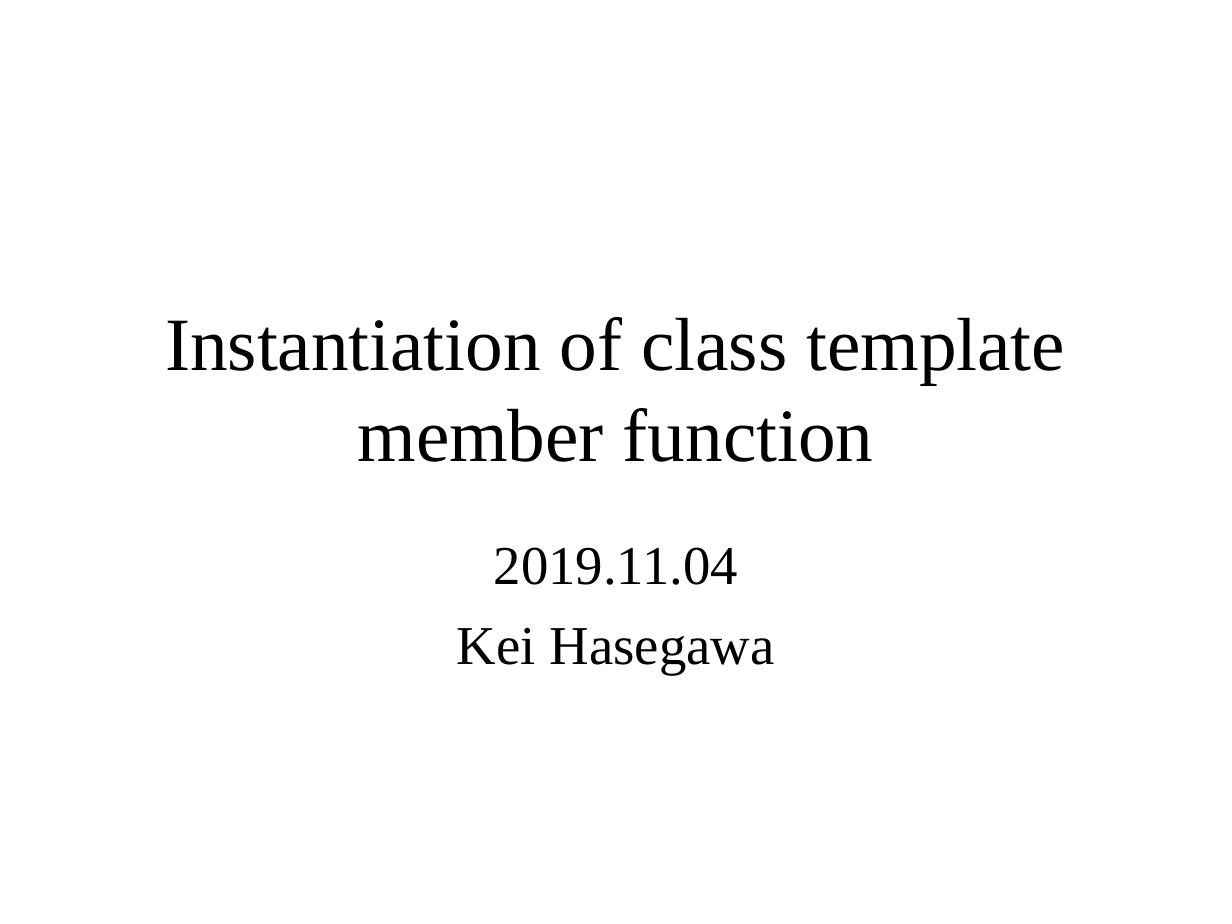
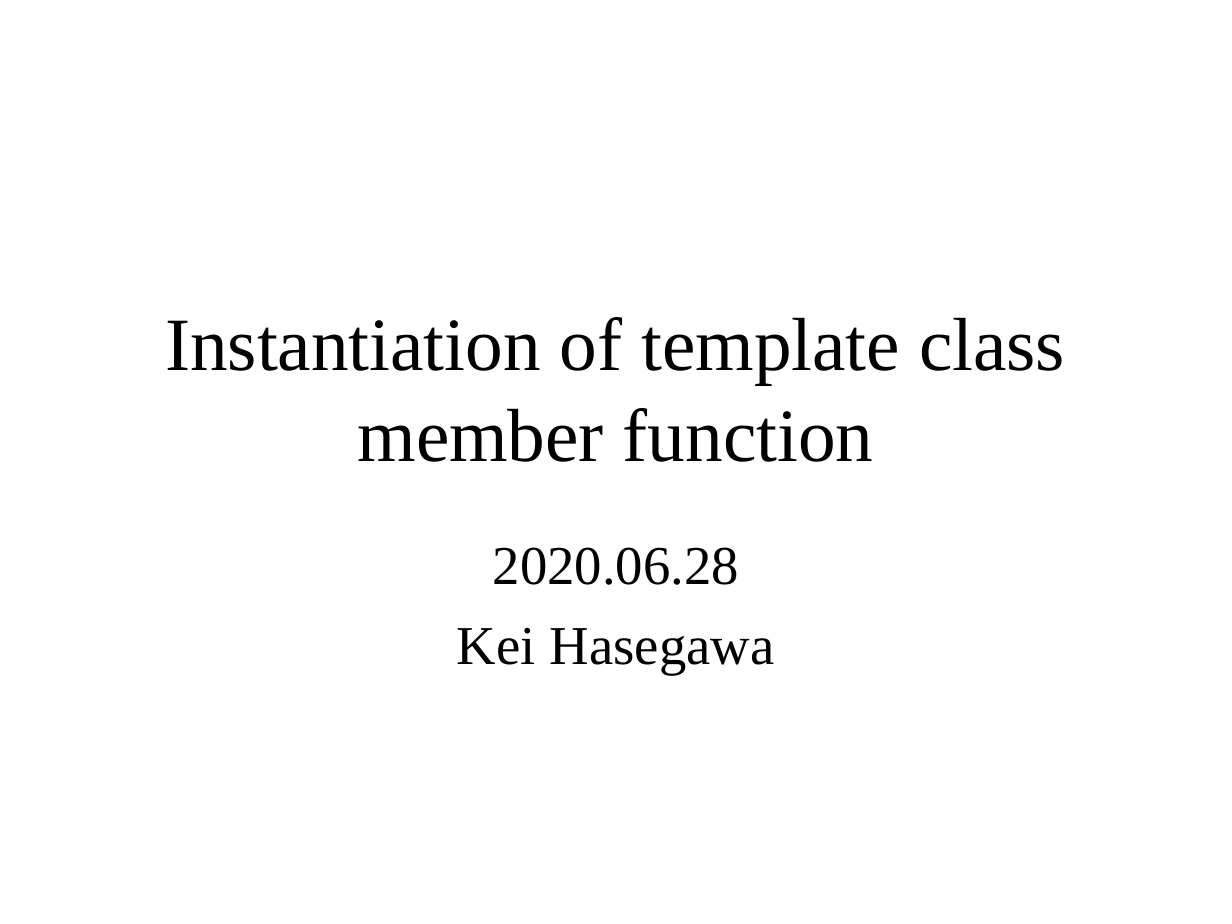
Before and after one commit to KeiHasegawa/cxx_doc, a slide deck: slide 1 of 15_template_mem_fun_instatiate_e.ppt. Drawn at 1232x924 pixels with LibreOffice and Linux fonts; fonts in the diff are those of the drawing. Boxes give left, top, right and bottom in pixels: in the first picture for what was removed or moved away, otherwise in the second. Text is boxed around its words. In the diff, an @@ line names an element or a change of style, - is before the commit and + after.

```diff
--- a/15_template_mem_fun_instatiate_e.ppt
+++ b/15_template_mem_fun_instatiate_e.ppt
@@ title at box(165, 317, 1065, 462): text changed @@
-Instantiation of class template member function
+Instantiation of template class member function
@@ subtitle at box(493, 547, 739, 585): text changed @@
-2019.11.04
+2020.06.28
```
Also in this commit, not shown: 3 other files.
